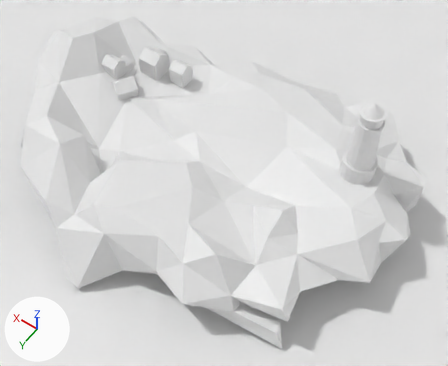
An edit to the Blender file exercise_files/section 01/12+-+sculpting+the+rock+base_MY_VERSION.blend, drawn before and after from the same camera.
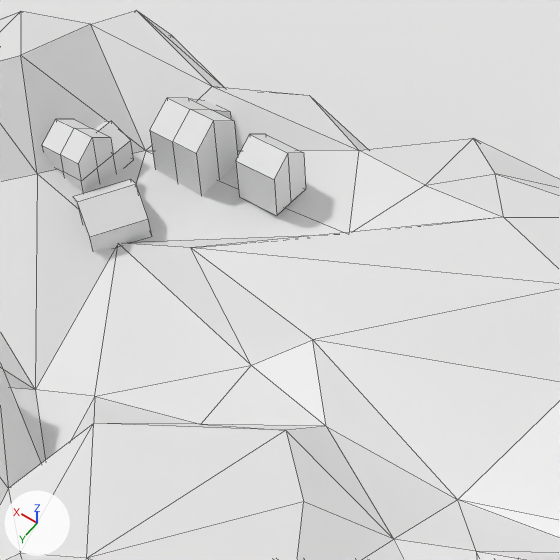
Each version is shown whole from a 50 mm camera at (-3.79, 11.51, 13.34) aimed at (2.38, 2.87, -0.24), then close up on the part from 19% to 63% of the width and 4% to 57% of the height. Every picture has the same lights, and +X, +Y and +Z are marked at lower left. The close-ups show mesh edges as thin lines.
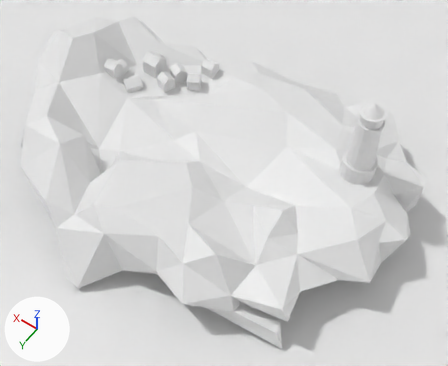
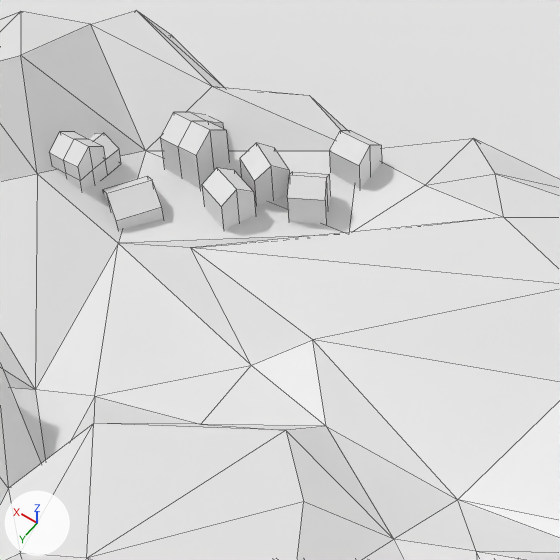
What the commit changed:
Object 'Cube' (ob_cube) is rescaled from (0.315, 0.315, 0.315) to (0.247, 0.247, 0.247).
Object 'Cube.001' (ob_cube_001) moves from (6.46, 2.19, 0.64) to (6.46, 1.87, 0.54).
Object 'Cube.001' (ob_cube_001) is rescaled from (0.315, 0.315, 0.315) to (0.247, 0.247, 0.247).
Object 'Cube.002' (ob_cube_002) moves from (5.52, 0.72, 0.54) to (5.63, 0.69, 0.41).
Object 'Cube.002' (ob_cube_002) turns from (0, 0, 0) to (0, 0, -29) degrees about x, y and z.
Object 'Cube.002' (ob_cube_002) is rescaled from (0.252, 0.252, 0.252) to (0.198, 0.198, 0.198).
Object 'Cube.003' (ob_cube_003) is rescaled from (0.252, 0.252, 0.252) to (0.198, 0.198, 0.198).
Object 'Cube.006' (ob_cube_006) is new; it shows me_cube_002.
Its location is (5.08, 0.65, 0.37).
Its rotation in degrees is (0, 0, 30).
Its scale is (0.198, 0.198, 0.198).
Object 'Cube.005' (ob_cube_005) is new; it shows me_cube_002.
Its location is (5.0, -0.08, 0.41).
Its scale is (0.198, 0.198, 0.198).
Object 'Cube.004' (ob_cube_004) is new; it shows me_cube_002.
Its location is (5.73, 1.18, 0.39).
Its rotation in degrees is (0, 0, -20).
Its scale is (0.198, 0.198, 0.198).

Changed parts and their boxes [x1, y1, x2, y2] in the close-ups (560 x 560 px):
'Cube', rescaled (21% narrower, 21% shorter)
    before: [150, 98, 238, 196]
    after: [160, 112, 229, 189]
'Cube.001', moved, rescaled (22% narrower, 25% shorter)
    before: [73, 179, 152, 251]
    after: [103, 176, 164, 230]
'Cube.003', rescaled (22% narrower, 20% shorter)
    before: [42, 119, 134, 193]
    after: [49, 132, 121, 191]
'Cube.002', moved, turned, rescaled
    before: [236, 134, 306, 216]
    after: [240, 143, 289, 206]
'Cube.004', added
    after: [202, 168, 256, 230]
'Cube.005', added
    after: [329, 131, 381, 188]
'Cube.006', added
    after: [287, 172, 330, 225]
